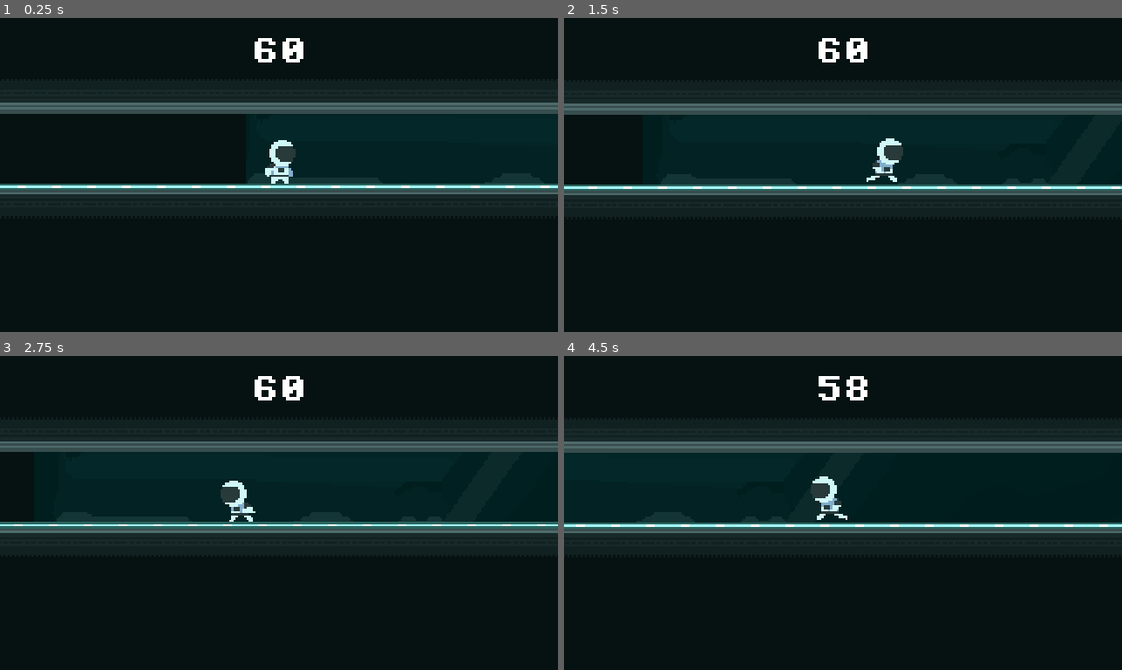
Above: before the commit, frames 1-4 (two rows, left to right).
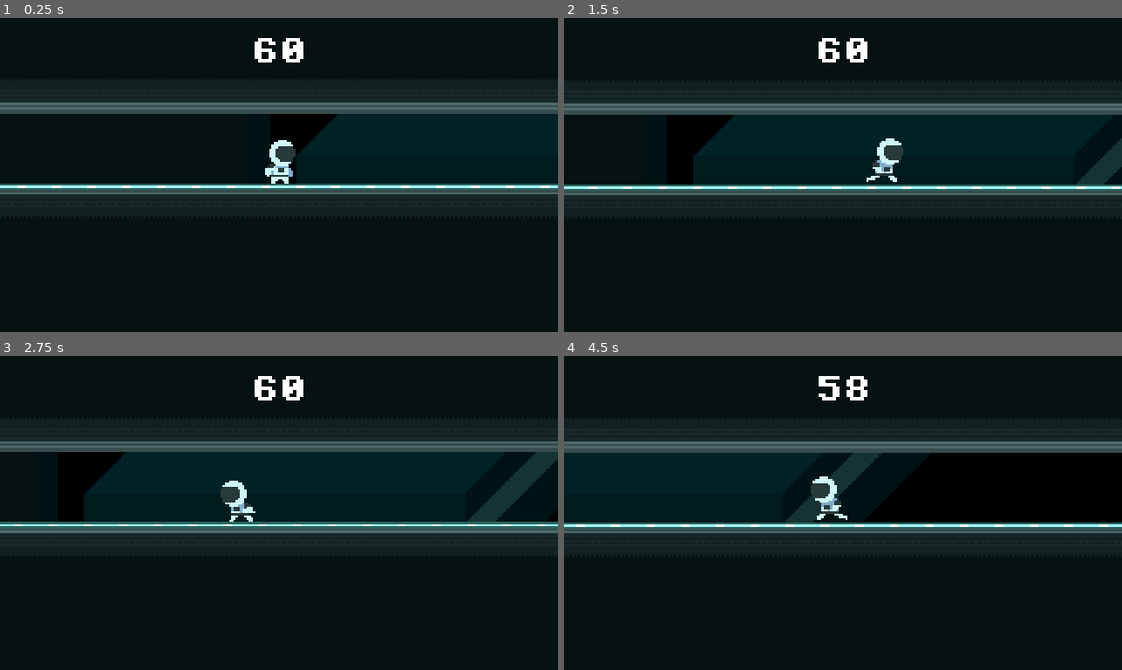
Above: after the commit, the same moments.

Repository: Serial-Cyn/patch-it-up
Game: Godot game, scene res://levels/level_2.tscn
The game is run twice, just before and just after one commit, with the same random seed, the same clock (stepped at 60 frames per second) and the same inputs. This scene is started directly instead of the project's main scene.
Inputs:
- Up to frame 1 (0.25 s): no input
- Up to frame 2 (1.5 s): hold D (move_right) from 0.53 s (still down); tap W (jump) at 0.77 s
- Up to frame 3 (2.75 s): tap W (jump) at 1.52 s; release D (move_right) at 2.03 s; hold A (move_left) from 2.03 s (still down)
- Up to frame 4 (4.5 s): release A (move_left) at 2.78 s; hold D (move_right) 2.78-4.28 s; tap W (jump) at 3.02, 3.77 s; hold A (move_left) from 4.28 s (still down)

The runs differ from the first frame. In frame 1, 1.7% of the frame differs, in the area x 44-98%, y 30-53%; in frame 2, 2.3%; in frame 3, 2.3%; in frame 4, 9.3%, in the area x 12-100%, y 30-54%.

Commit message:
added backgrounds

Diff:
--- a/levels/level_2.tscn
+++ b/levels/level_2.tscn
@@ -1,8 +1,9 @@
-[gd_scene load_steps=42 format=4 uid="uid://b35dj1y66tcbh"]
+[gd_scene load_steps=43 format=4 uid="uid://b35dj1y66tcbh"]
 
 [ext_resource type="Script" uid="uid://8vfncm6iybho" path="res://scripts/level_2.gd" id="1_5orea"]
+[ext_resource type="Texture2D" uid="uid://datwx4c8g65vd" path="res://assets/sprites/patch-background_2.png" id="2_ndgrd"]
 [ext_resource type="Script" uid="uid://cwpqxg0mgikx1" path="res://scripts/game_manager.gd" id="2_vm7no"]
-[ext_resource type="Texture2D" uid="uid://ocsf8i5vg8ft" path="res://assets/sprites/patch-background.png" id="3_0ourt"]
+[ext_resource type="Texture2D" uid="uid://cepq11y212qu3" path="res://assets/sprites/patch-background_1.png" id="3_h351q"]
 [ext_resource type="Texture2D" uid="uid://b1crxyhou8hpp" path="res://assets/sprites/patch-tileset.png" id="3_hbb88"]
 [ext_resource type="Texture2D" uid="uid://cvmdi5akpghux" path="res://assets/sprites/world_tileset.png" id="4_wcjpl"]
 [ext_resource type="PackedScene" uid="uid://dpfp2gvrhdnd2" path="res://scenes/player.tscn" id="5_5orea"]
@@ -221,6 +222,21 @@
 [sub_resource type="RectangleShape2D" id="RectangleShape2D_5orea"]
 size = Vector2(48, 6.5)
 
+[sub_resource type="Animation" id="Animation_w200a"]
+length = 0.001
+tracks/0/type = "value"
+tracks/0/imported = false
+tracks/0/enabled = true
+tracks/0/path = NodePath(".:rotation")
+tracks/0/interp = 1
+tracks/0/loop_wrap = true
+tracks/0/keys = {
+"times": PackedFloat32Array(0),
+"transitions": PackedFloat32Array(1),
+"update": 0,
+"values": [0.0]
+}
+
 [sub_resource type="Animation" id="Animation_0ourt"]
 resource_name = "rotate"
 length = 3.0
@@ -235,21 +251,6 @@
 "transitions": PackedFloat32Array(1, 1, 1),
 "update": 0,
 "values": [0.0, -1.5708, 0.0]
-}
-
-[sub_resource type="Animation" id="Animation_w200a"]
-length = 0.001
-tracks/0/type = "value"
-tracks/0/imported = false
-tracks/0/enabled = true
-tracks/0/path = NodePath(".:rotation")
-tracks/0/interp = 1
-tracks/0/loop_wrap = true
-tracks/0/keys = {
-"times": PackedFloat32Array(0),
-"transitions": PackedFloat32Array(1),
-"update": 0,
-"values": [0.0]
 }
 
 [sub_resource type="AnimationLibrary" id="AnimationLibrary_uo0vl"]
@@ -258,6 +259,21 @@
 &"rotate": SubResource("Animation_0ourt")
 }
 
+[sub_resource type="Animation" id="Animation_ndgrd"]
+length = 0.001
+tracks/0/type = "value"
+tracks/0/imported = false
+tracks/0/enabled = true
+tracks/0/path = NodePath(".:position")
+tracks/0/interp = 1
+tracks/0/loop_wrap = true
+tracks/0/keys = {
+"times": PackedFloat32Array(0),
+"transitions": PackedFloat32Array(1),
+"update": 0,
+"values": [Vector2(662, -23)]
+}
+
 [sub_resource type="Animation" id="Animation_k2aru"]
 resource_name = "move"
 tracks/0/type = "value"
@@ -271,21 +287,6 @@
 "transitions": PackedFloat32Array(1, 1),
 "update": 0,
 "values": [Vector2(662, -23), Vector2(485, -23)]
-}
-
-[sub_resource type="Animation" id="Animation_ndgrd"]
-length = 0.001
-tracks/0/type = "value"
-tracks/0/imported = false
-tracks/0/enabled = true
-tracks/0/path = NodePath(".:position")
-tracks/0/interp = 1
-tracks/0/loop_wrap = true
-tracks/0/keys = {
-"times": PackedFloat32Array(0),
-"transitions": PackedFloat32Array(1),
-"update": 0,
-"values": [Vector2(662, -23)]
 }
 
 [sub_resource type="AnimationLibrary" id="AnimationLibrary_h351q"]
@@ -300,6 +301,21 @@
 [sub_resource type="RectangleShape2D" id="RectangleShape2D_w200a"]
 size = Vector2(13, 48)
 
+[sub_resource type="Animation" id="Animation_h351q"]
+length = 0.001
+tracks/0/type = "value"
+tracks/0/imported = false
+tracks/0/enabled = true
+tracks/0/path = NodePath(".:position")
+tracks/0/interp = 1
+tracks/0/loop_wrap = true
+tracks/0/keys = {
+"times": PackedFloat32Array(0),
+"transitions": PackedFloat32Array(1),
+"update": 0,
+"values": [Vector2(1019, -24)]
+}
+
 [sub_resource type="Animation" id="Animation_uo0vl"]
 resource_name = "move"
 length = 4.0
@@ -314,21 +330,6 @@
 "transitions": PackedFloat32Array(1, 1),
 "update": 0,
 "values": [Vector2(1019, -24), Vector2(805, -24)]
-}
-
-[sub_resource type="Animation" id="Animation_h351q"]
-length = 0.001
-tracks/0/type = "value"
-tracks/0/imported = false
-tracks/0/enabled = true
-tracks/0/path = NodePath(".:position")
-tracks/0/interp = 1
-tracks/0/loop_wrap = true
-tracks/0/keys = {
-"times": PackedFloat32Array(0),
-"transitions": PackedFloat32Array(1),
-"update": 0,
-"values": [Vector2(1019, -24)]
 }
 
 [sub_resource type="AnimationLibrary" id="AnimationLibrary_dpc8t"]
@@ -337,6 +338,21 @@
 &"move": SubResource("Animation_uo0vl")
 }
 
+[sub_resource type="Animation" id="Animation_itbe0"]
+length = 0.001
+tracks/0/type = "value"
+tracks/0/imported = false
+tracks/0/enabled = true
+tracks/0/path = NodePath(".:position")
+tracks/0/interp = 1
+tracks/0/loop_wrap = true
+tracks/0/keys = {
+"times": PackedFloat32Array(0),
+"transitions": PackedFloat32Array(1),
+"update": 0,
+"values": [Vector2(808, 5)]
+}
+
 [sub_resource type="Animation" id="Animation_ngvhw"]
 resource_name = "move"
 length = 3.0
@@ -351,21 +367,6 @@
 "transitions": PackedFloat32Array(1, 1),
 "update": 0,
 "values": [Vector2(808, 5), Vector2(808, -123)]
-}
-
-[sub_resource type="Animation" id="Animation_itbe0"]
-length = 0.001
-tracks/0/type = "value"
-tracks/0/imported = false
-tracks/0/enabled = true
-tracks/0/path = NodePath(".:position")
-tracks/0/interp = 1
-tracks/0/loop_wrap = true
-tracks/0/keys = {
-"times": PackedFloat32Array(0),
-"transitions": PackedFloat32Array(1),
-"update": 0,
-"values": [Vector2(808, 5)]
 }
 
 [sub_resource type="AnimationLibrary" id="AnimationLibrary_xrja0"]
@@ -393,6 +394,21 @@
 script = ExtResource("1_5orea")
 metadata/_edit_vertical_guides_ = [400.0]
 
+[node name="ParallaxBackground" type="ParallaxBackground" parent="."]
+
+[node name="ParallaxLayer" type="ParallaxLayer" parent="ParallaxBackground"]
+motion_scale = Vector2(0.9, 0.9)
+motion_mirroring = Vector2(640, 360)
+
+[node name="Sprite2D" type="Sprite2D" parent="ParallaxBackground/ParallaxLayer"]
+texture = ExtResource("2_ndgrd")
+
+[node name="ParallaxLayer2" type="ParallaxLayer" parent="ParallaxBackground"]
+motion_mirroring = Vector2(640, 360)
+
+[node name="Sprite2D" type="Sprite2D" parent="ParallaxBackground/ParallaxLayer2"]
+texture = ExtResource("3_h351q")
+
 [node name="GameManager" type="Node" parent="."]
 unique_name_in_owner = true
 script = ExtResource("2_vm7no")
@@ -404,15 +420,6 @@
 [node name="RestartTimer" type="Timer" parent="GameManager"]
 wait_time = 4.0
 one_shot = true
-
-[node name="ParallaxBackground" type="ParallaxBackground" parent="."]
-
-[node name="ParallaxLayer" type="ParallaxLayer" parent="ParallaxBackground"]
-motion_scale = Vector2(0.9, 0.9)
-motion_mirroring = Vector2(640, 360)
-
-[node name="Sprite2D" type="Sprite2D" parent="ParallaxBackground/ParallaxLayer"]
-texture = ExtResource("3_0ourt")
 
 [node name="Terrain" type="TileMapLayer" parent="."]
 tile_map_data = PackedByteArray("AAD4//f/AAACAAIAAAD4//j/AAACAAIAAAD4//n/AAACAAIAAAD4//r/AAACAAIAAAD4//v/AAACAAIAAAD4// …(63328 unchanged characters)…
